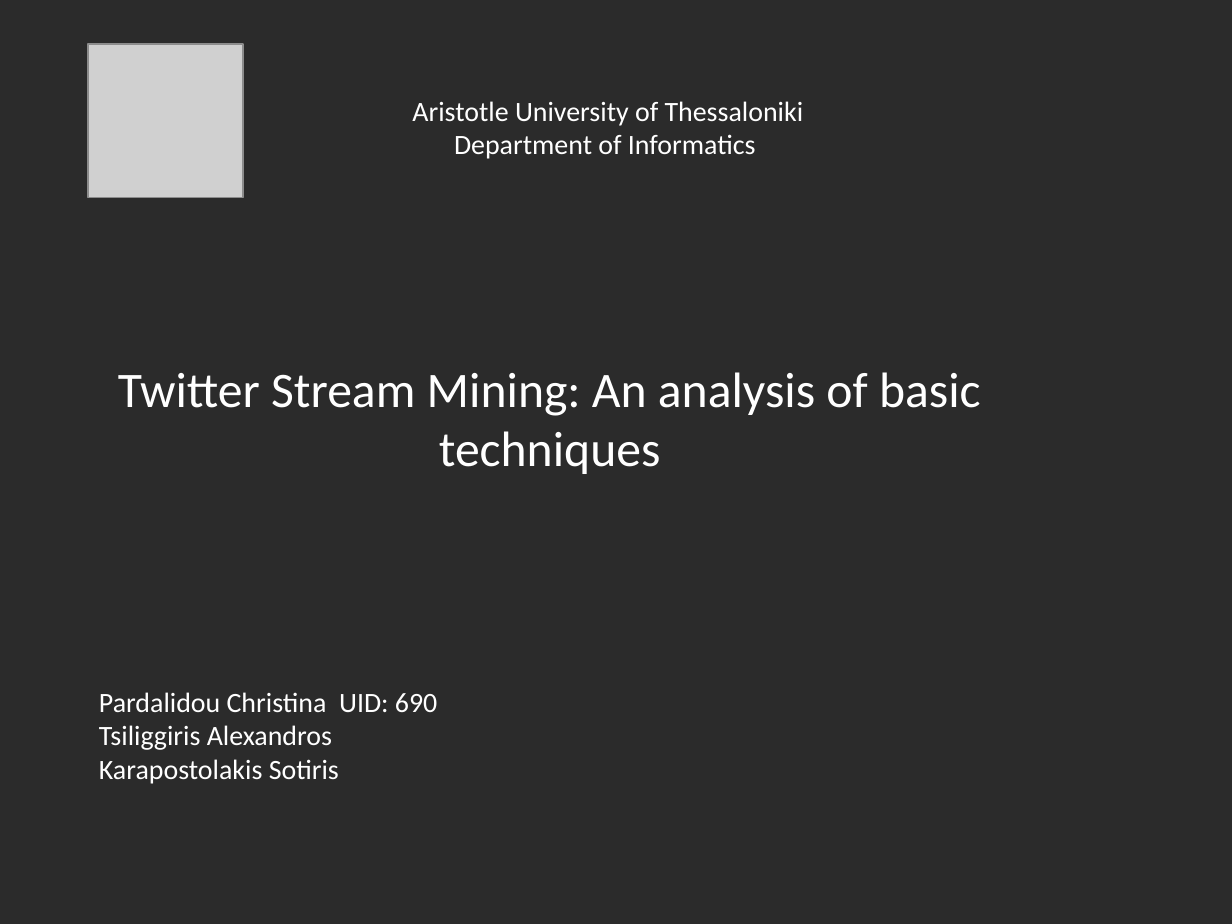
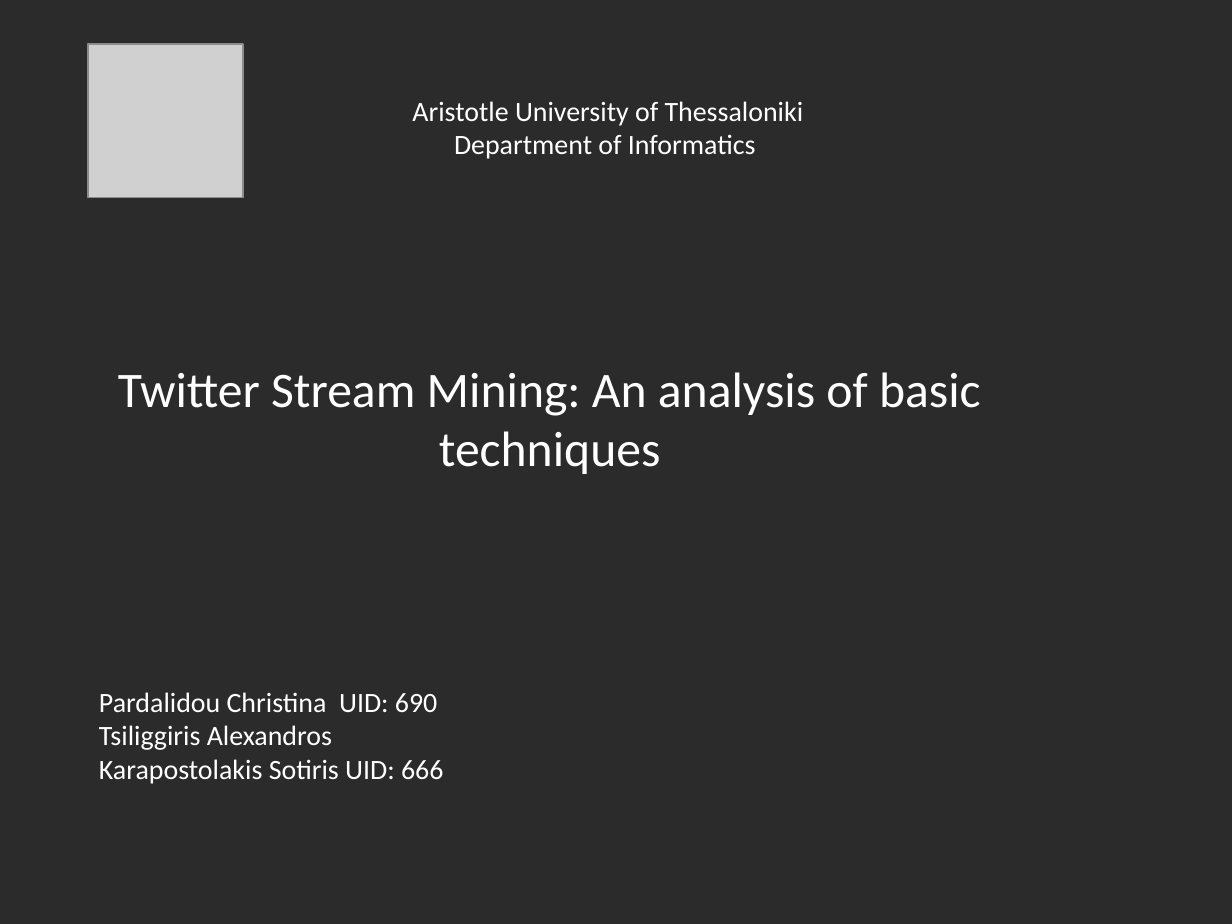
Before and after one commit to alextsil/twitter-topic-detection-and-analysis, a slide deck: slide 1 of parousiasi/presentation.odp. Drawn at 1232x924 pixels with LibreOffice and Linux fonts; fonts in the diff are those of the drawing; grey boxes stand for pictures; background and template pictures are left out; a plain dark background stands for a picture behind light text. Boxes give left, top, right and bottom in pixels: in the first picture for what was removed or moved away, otherwise in the second. Text is boxed around its words. In the diff, an @@ line names an element or a change of style, - is before the commit and + after.

```diff
--- a/parousiasi/presentation.odp
+++ b/parousiasi/presentation.odp
@@ text at box(99, 759, 443, 784): text changed @@
-Karapostolakis Sotiris
+Karapostolakis Sotiris UID: 666
```
Also in this commit, not shown: 7 other slides changed, 2 slides added, 2 slides removed, 4 other files.
